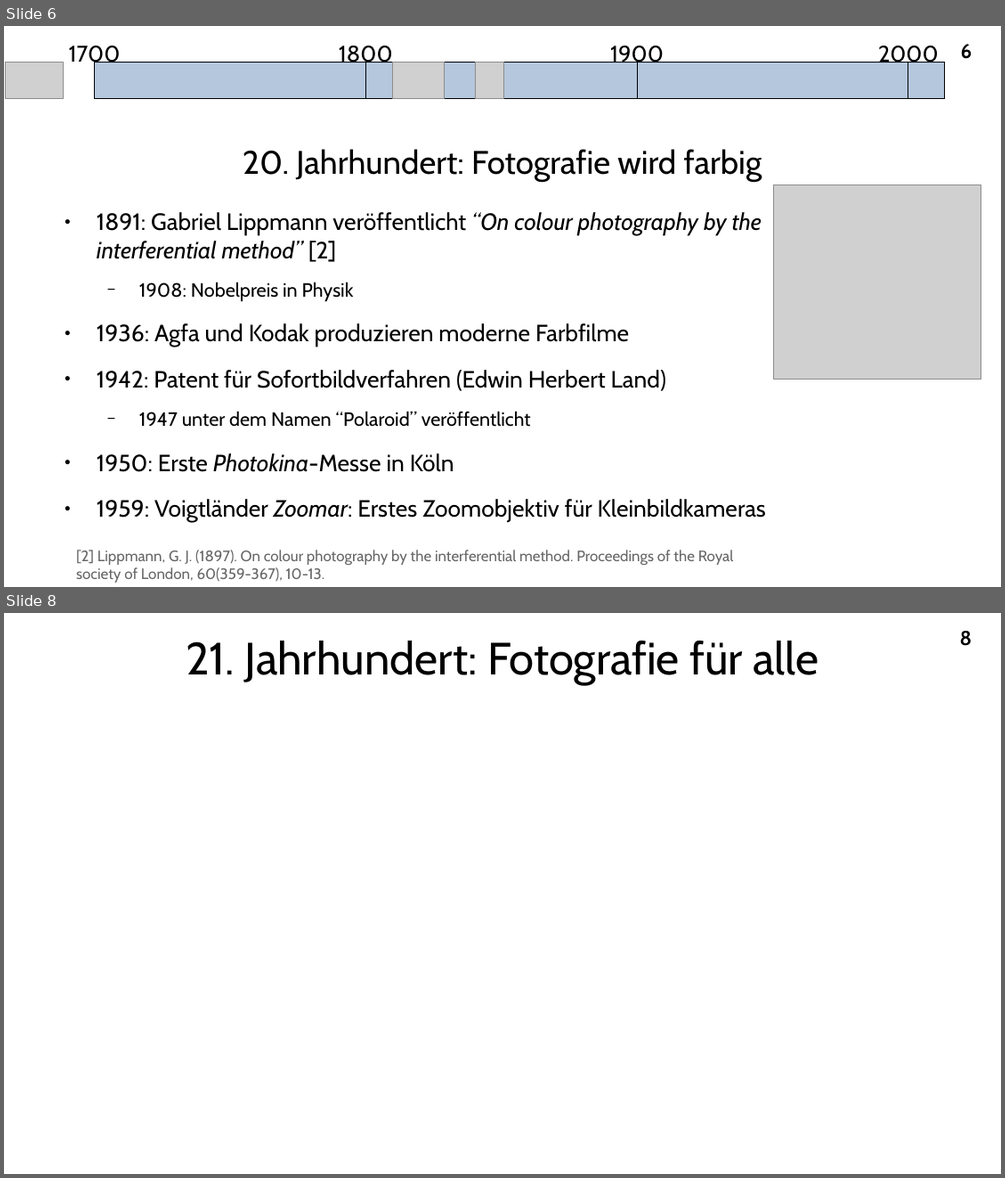
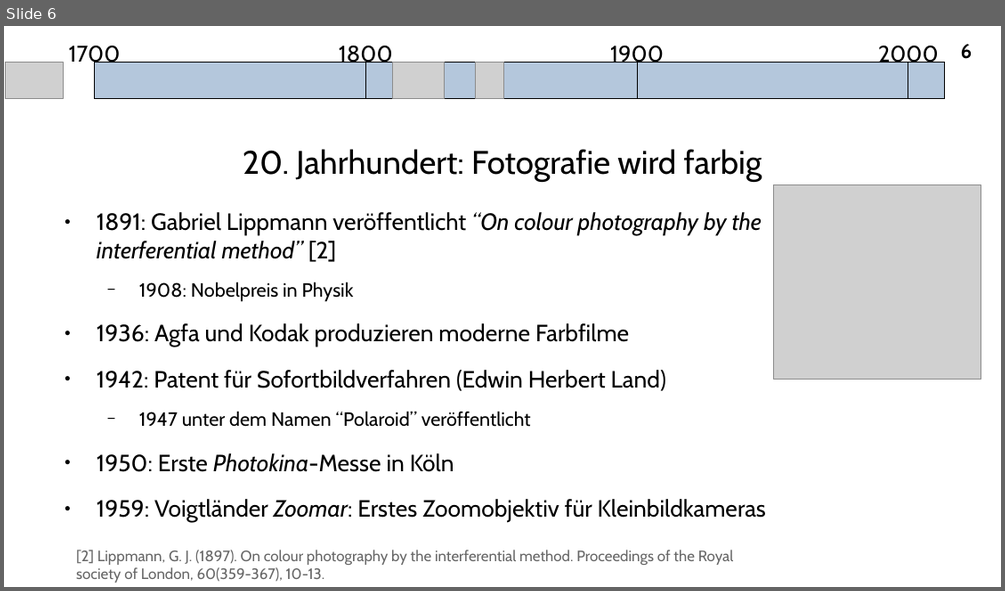
Before and after one commit to A-Schmid/PhotographyCourse, a slide deck: slides_de/history.odp. Shown one above the other, each under a label of ours: slides 6 and 8 before the commit, slide 6 after it; the slides between them are not shown. The pictures are 1005x1178 and 1005x591 pixels, drawn with LibreOffice and Linux fonts; fonts in the diff are those of the drawing; grey boxes stand for pictures. Boxes give left, top, right and bottom in pixels: in the first picture for what was removed or moved away, otherwise in the second. Text is boxed around its words. In the diff, an @@ line names an element or a change of style, - is before the commit and + after.

```diff
--- a/slides_de/history.odp
+++ b/slides_de/history.odp
@@ slide 8 removed at box(4, 613, 1001, 1174), background #FFFFFF; not listed: 1 template element that a slide beside it also shows @@
@@ title removed at box(186, 641, 818, 684) @@
-21. Jahrhundert: Fotografie für alle
```
Also in this commit, not shown: 1 slide changed, 2 slides added, 4 other files.
